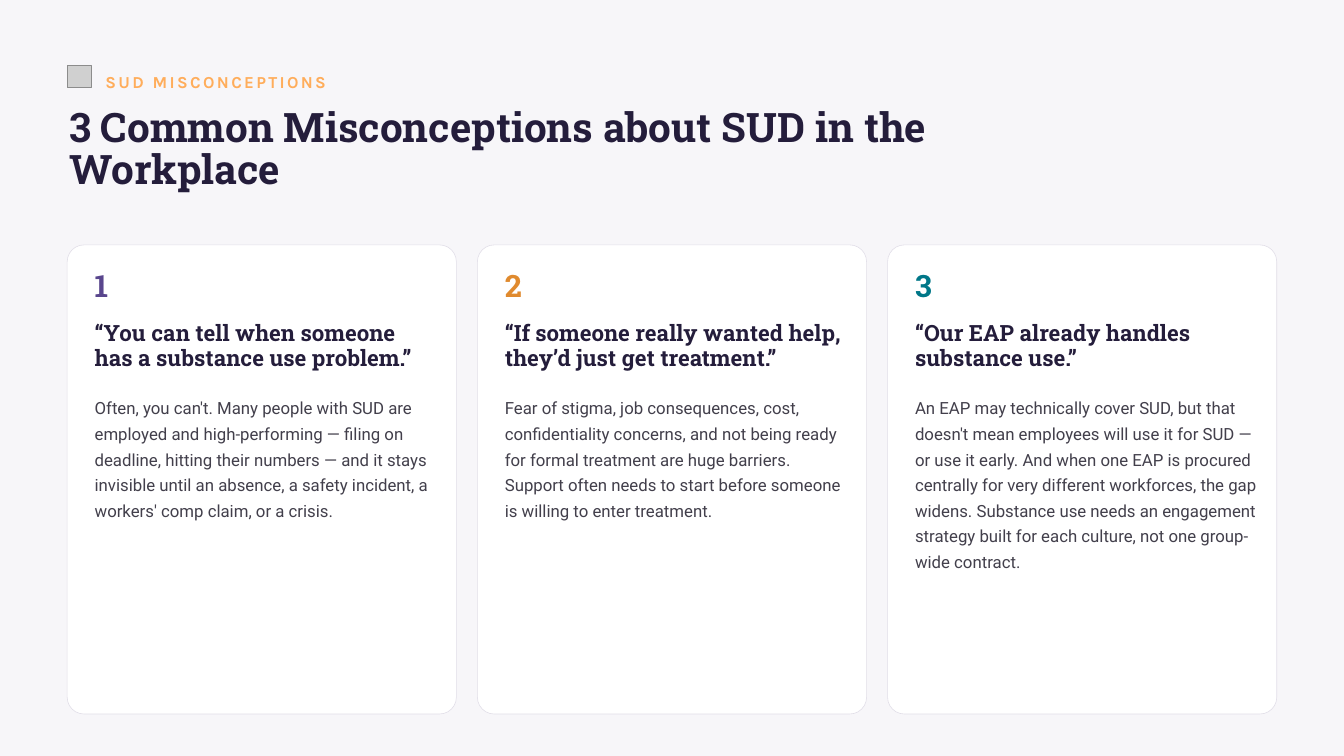
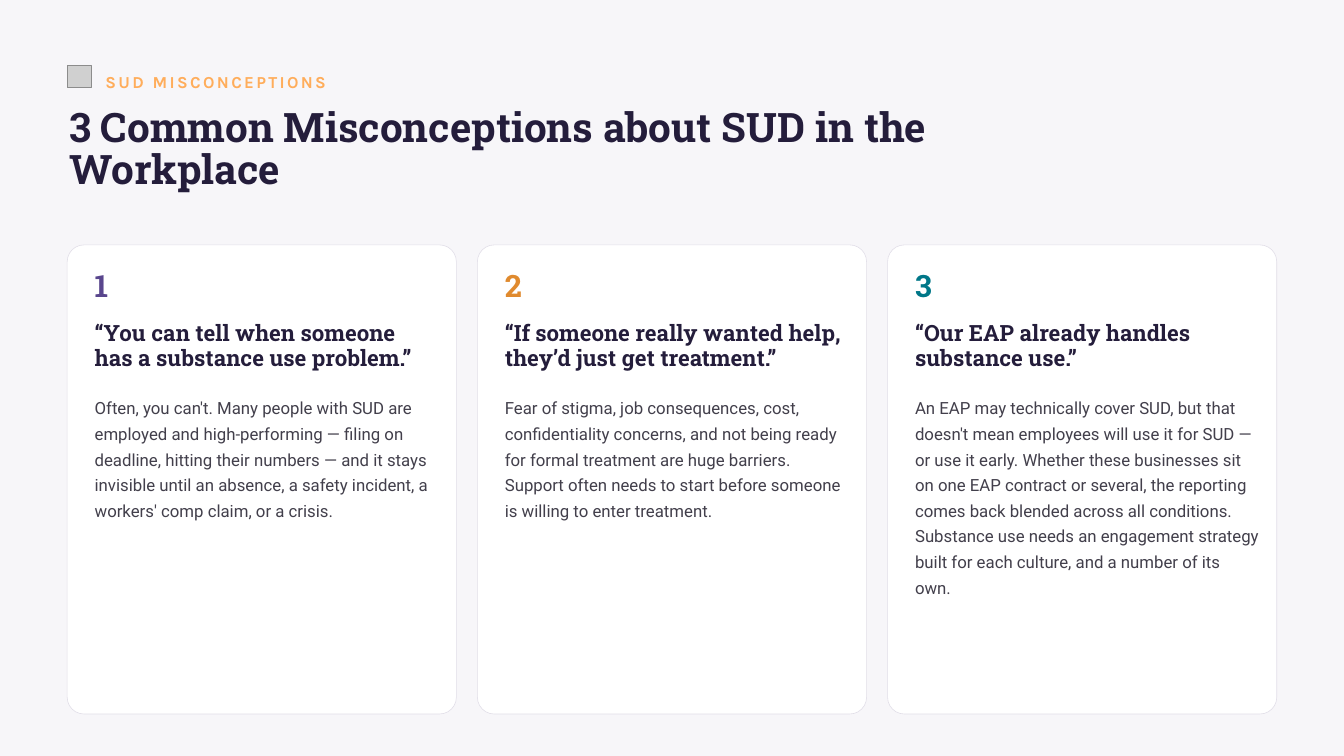
Before and after one commit to aderjess-max/Carietti, a slide deck: slide 2 of decks/Sobrynth-NewsCorp-HR-Briefing.pptx. Drawn at 1344x756 pixels with LibreOffice and Linux fonts; fonts in the diff are those of the drawing; grey boxes stand for pictures. Boxes give left, top, right and bottom in pixels: in the first picture for what was removed or moved away, otherwise in the second. Text is boxed around its words. In the diff, an @@ line names an element or a change of style, - is before the commit and + after.

```diff
--- a/decks/Sobrynth-NewsCorp-HR-Briefing.pptx
+++ b/decks/Sobrynth-NewsCorp-HR-Briefing.pptx
@@ text at [915, 401, 1258, 570]: text changed @@
-An EAP may technically cover SUD, but that doesn't mean employees will use it for SUD — or use it early. And when one EAP is procured centrally for very different workforces, the gap widens. Substance use needs an engagement strategy built for each culture, not one group-wide contract.
+An EAP may technically cover SUD, but that doesn't mean employees will use it for SUD — or use it early. Whether these businesses sit on one EAP contract or several, the reporting comes back blended across all conditions. Substance use needs an engagement strategy built for each culture, and a number of its own.
```
Also in this commit, not shown: 4 other slides changed, 2 other files.
